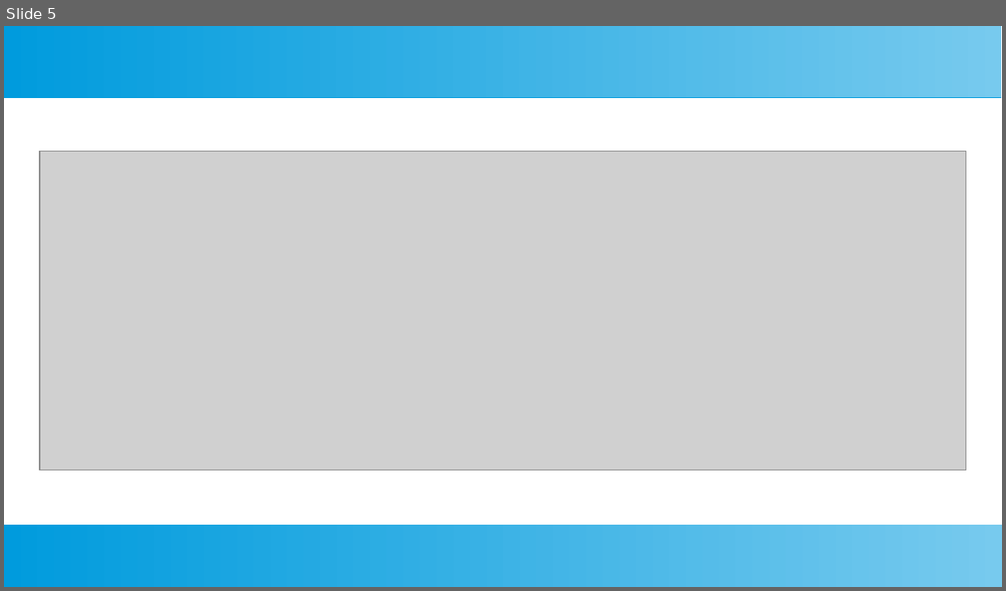
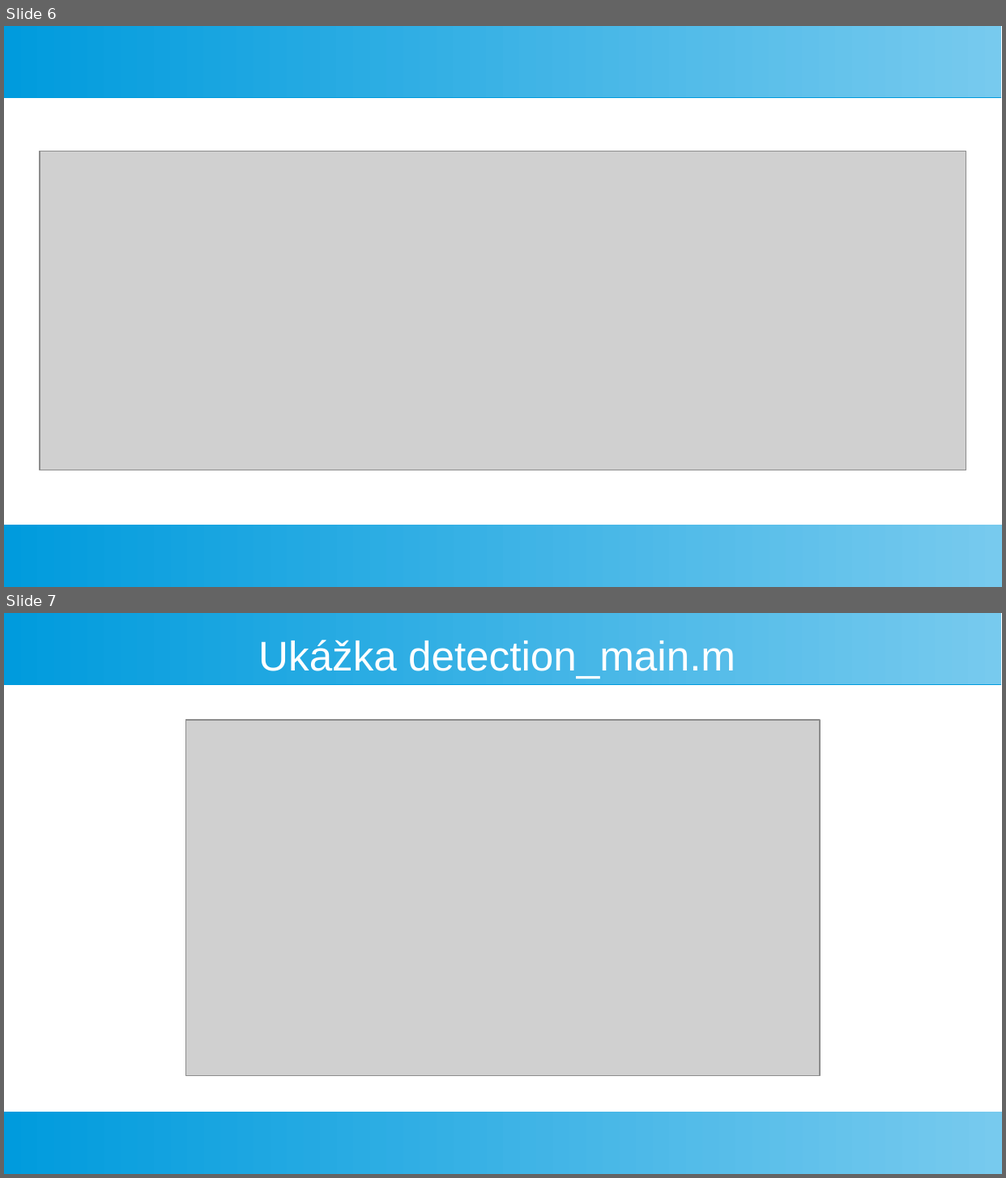
Before and after one commit to NicolasOrsag/Visual-system-for-interaction-human-with-robot, a slide deck: Documentation/Presentation.pptx. Shown one above the other, each under a label of ours: slide 5 before the commit, slides 6 and 7 after it. The pictures are 1006x591 and 1006x1178 pixels, drawn with LibreOffice and Linux fonts; fonts in the diff are those of the drawing; grey boxes stand for pictures. Boxes give left, top, right and bottom in pixels: in the first picture for what was removed or moved away, otherwise in the second. Text is boxed around its words. In the diff, an @@ line names an element or a change of style, - is before the commit and + after.

```diff
--- a/Documentation/Presentation.pptx
+++ b/Documentation/Presentation.pptx
@@ slide 7 added at [4, 613, 1002, 1174], background #FFFFFF; not listed: 2 template elements that a slide beside it also shows @@
@@ title added at [258, 640, 735, 679], 33 pt, text #FFFFFF @@
+Ukážka detection_main.m
@@ picture added at [186, 720, 820, 1076] @@
@@ what was slide 5 is now slide 6 @@
```
Also in this commit, not shown: 1 slide changed, 1 other slide added, 1 slide removed, 1 other file.
